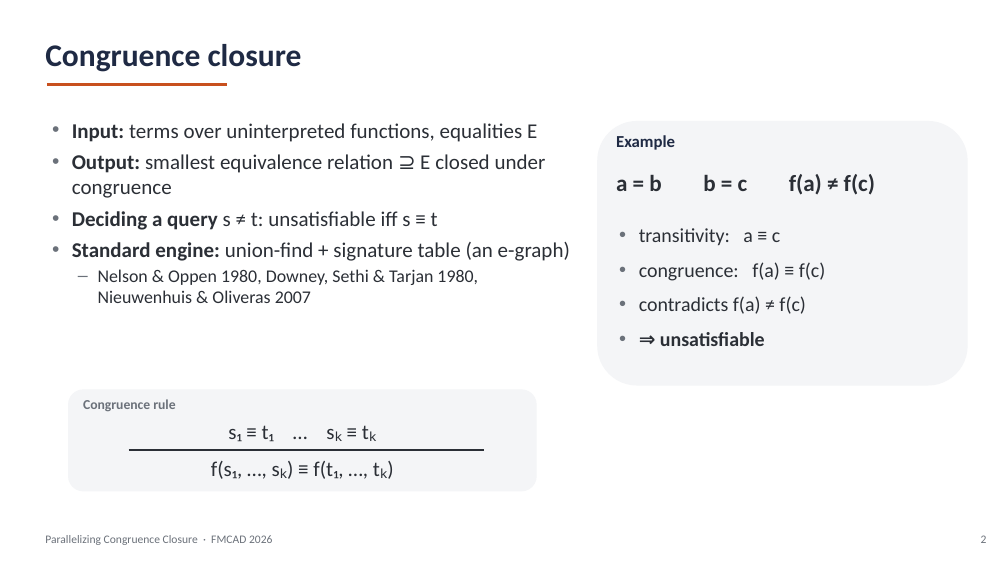
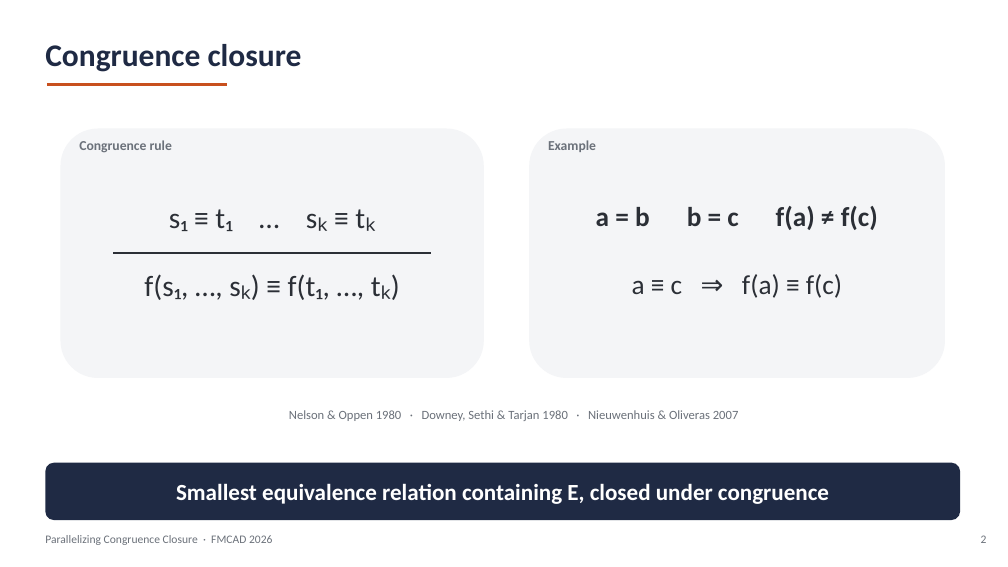
Before and after one commit to amarshah1/parallelcc-paper, a slide deck: slide 2 of slides/parallelcc-part1.pptx. Drawn at 1008x567 pixels with LibreOffice and Linux fonts; fonts in the diff are those of the drawing. Boxes give left, top, right and bottom in pixels: in the first picture for what was removed or moved away, otherwise in the second. Text is boxed around its words. In the diff, an @@ line names an element or a change of style, - is before the commit and + after.

Commit message:
Slides changes

```diff
--- a/slides/parallelcc-part1.pptx
+++ b/slides/parallelcc-part1.pptx
@@ rounded rectangle added at (60,129,484,378), fill #F4F5F7 @@
@@ text removed at (72,123,570,303) @@
-• Input: terms over uninterpreted functions, equalities E
-• Output: smallest equivalence relation ⊇ E closed under congruence
-• Deciding a query s ≠ t: unsatisfiable iff s ≡ t
-• Standard engine: union-find + signature table (an e-graph)
-– Nelson & Oppen 1980, Downey, Sethi & Tarjan 1980, Nieuwenhuis & Oliveras 2007
@@ text "Congruence rule": place and size @@
-text "Congruence rule" at (83,399,175,411)
+text "Congruence rule" at (79,140,172,152)
@@ rounded rectangle: place and size @@
-rounded rectangle at (597,121,968,386)
+rounded rectangle at (529,129,945,378)
@@ text "Example": place and size @@
-text "Example" at (616,135,675,150)
+text "Example" at (548,140,596,152)
@@ text "Example" at (548,140,596,152): size 16 to 13 pt, text colour #1F2A44 to #6B717A @@
@@ text "s₁ ≡ t₁ … sₖ ...": place and size @@
-text "s₁ ≡ t₁ … sₖ ..." at (228,425,274,442)
+text "s₁ ≡ t₁ … sₖ ..." at (169,209,232,231)
@@ text "s₁ ≡ t₁ … sₖ ..." at (169,209,232,231): size 20 to 28 pt @@
@@ text added at (596,206,878,230), 26 pt, text #2B2F36, bold @@
+a = b b = c f(a) ≠ f(c)
@@ text removed at (639,228,826,346) @@
-• transitivity: a ≡ c
-• congruence: f(a) ≡ f(c)
-• contradicts f(a) ≠ f(c)
-• ⇒ unsatisfiable
@@ text "f(s₁, …, sₖ) ≡ f(t₁, ..." at (144,274,330,300): size 20 to 28 pt @@
@@ text "f(s₁, …, sₖ) ≡ f(t₁, ...": place and size @@
-text "f(s₁, …, sₖ) ≡ f(t₁, ..." at (211,461,343,479)
+text "f(s₁, …, sₖ) ≡ f(t₁, ..." at (144,274,330,300)
@@ line added from (113, 253) to (431, 253), #2B2F36 1.75 pt @@
@@ text at (632,274,842,298): text changed; size 22 to 26 pt; bold off @@
-a = b b = c f(a) ≠ f(c)
+a ≡ c ⇒ f(a) ≡ f(c)
@@ rounded rectangle removed at (68,389,537,492) @@
@@ text added at (289,410,739,421), 12 pt, text #6B717A @@
+Nelson & Oppen 1980 · Downey, Sethi & Tarjan 1980 · Nieuwenhuis & Oliveras 2007
@@ rounded rectangle added at (45,463,960,520), fill #1F2A44, 22 pt, text #FFFFFF, bold @@
+Smallest equivalence relation containing E, closed under congruence
@@ line removed from (129, 450) to (484, 450) @@
```
Also in this commit, not shown: 23 other slides changed, 3 slides removed, 1 other file.
